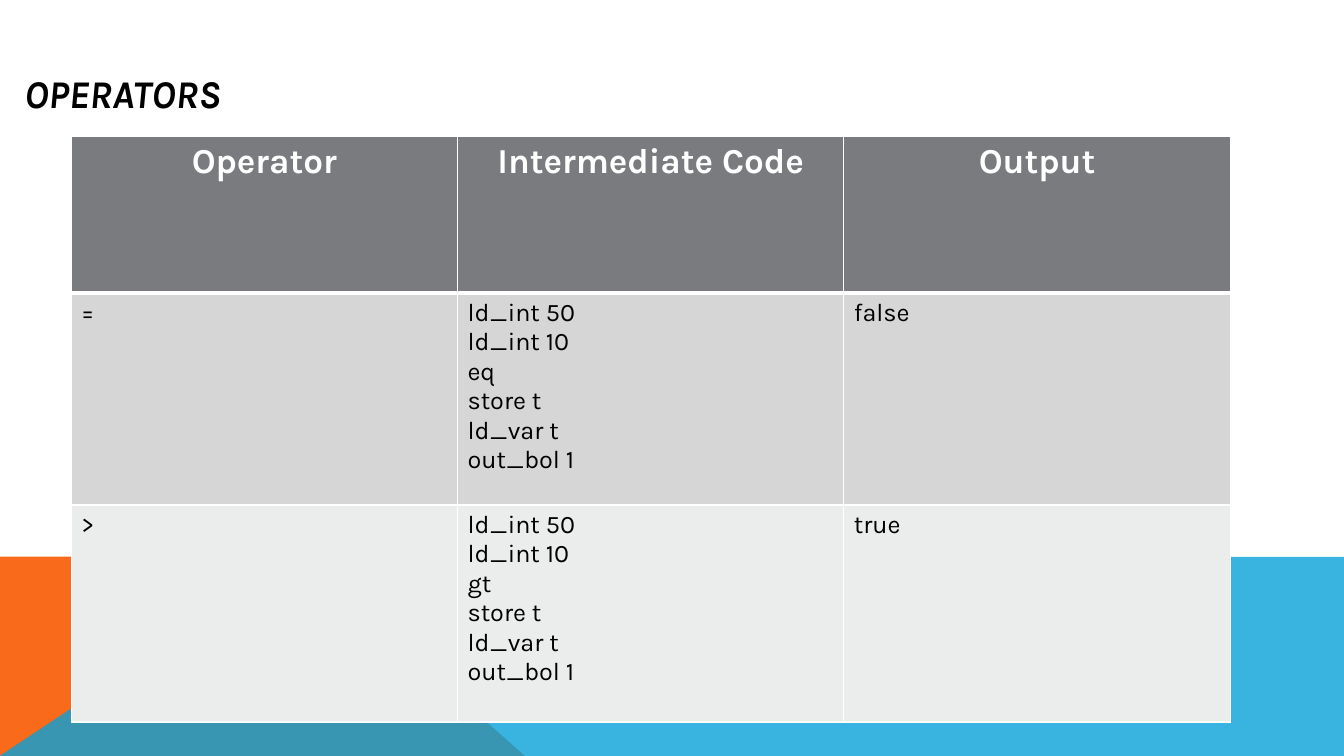
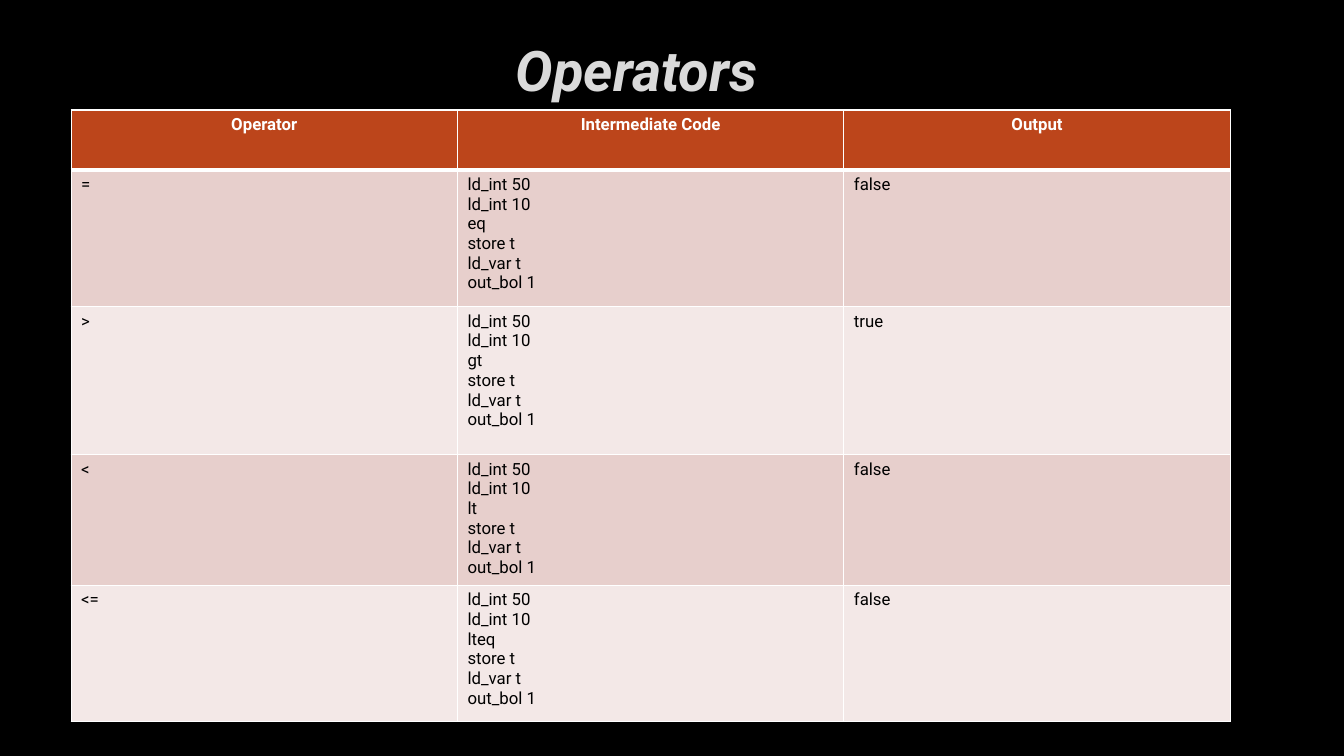
Before and after one commit to bhrlabs/CompilerRuntime, a slide deck: slide 15 of Document/Flash_ppt.pptx (slide 8 before the commit). Drawn at 1344x756 pixels with LibreOffice and Linux fonts; fonts in the diff are those of the drawing; background and template pictures are left out. Boxes give left, top, right and bottom in pixels: in the first picture for what was removed or moved away, otherwise in the second. Text is boxed around its words. In the diff, an @@ line names an element or a change of style, - is before the commit and + after.

```diff
--- a/Document/Flash_ppt.pptx
+++ b/Document/Flash_ppt.pptx
@@ background #FFFFFF to picture (left out) @@
@@ title at (x1=516, y1=50, x2=757, y2=103): text changed; size 28 to 40 pt; font Karla to Roboto; text colour #000000 to #DADADA @@
-OPERATORS
+Operators
@@ table at (x1=72, y1=110, x2=1230, y2=725) @@
+row 4: < | ld_int 50 / ld_int 10 / lt / store t / ld_var t / out_bol 1 | false
+row 5: <= | ld_int 50 / ld_int 10 / lteq / store t / ld_var t / out_bol 1 | false
@@ table resized from (x1=72, y1=137, x2=1230, y2=727) to (x1=72, y1=110, x2=1230, y2=725) @@
@@ freeform shape removed at (x1=0, y1=557, x2=525, y2=756) @@
@@ freeform shape removed at (x1=0, y1=557, x2=1344, y2=756) @@
```
Also in this commit, not shown: 12 other slides changed, 8 slides added, 4 slides removed, 21 other files.
